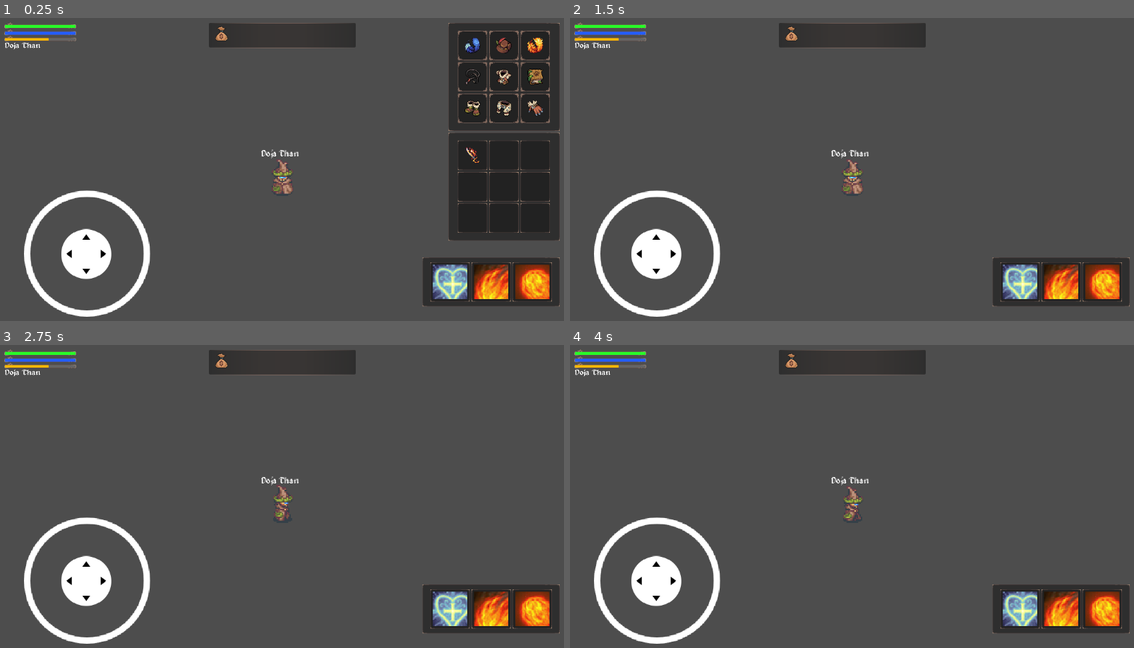
Above: before the commit, frames 1-4 (two rows, left to right).
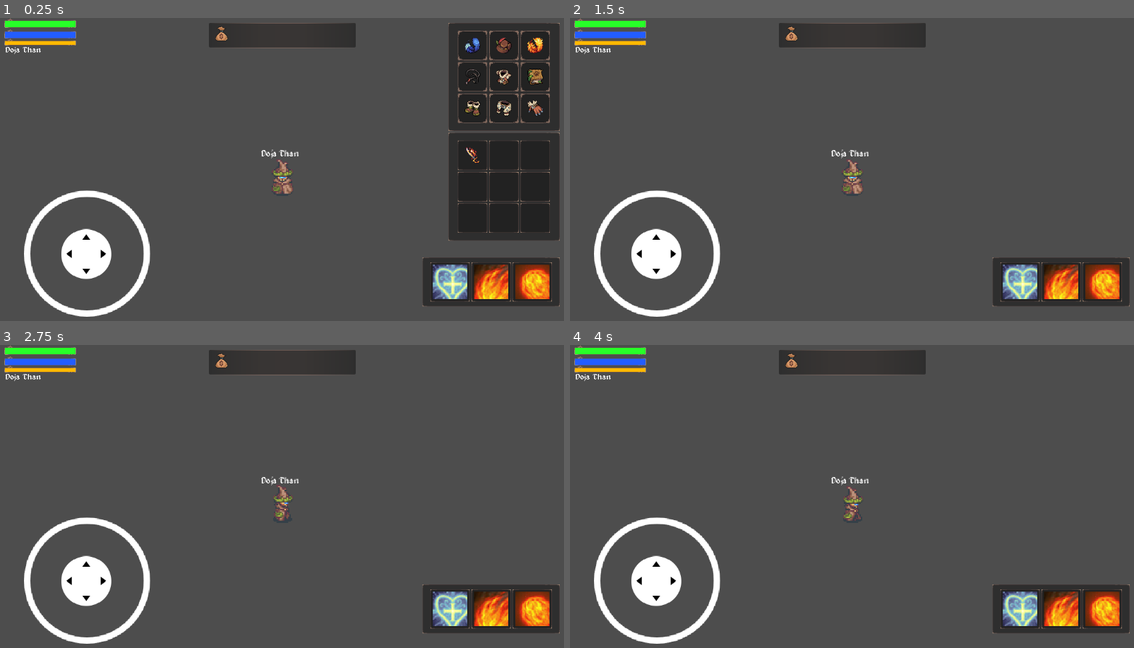
Above: after the commit, the same moments.

Repository: MechZombie/rpg-godot
Game: Godot game, scene res://Player/player.tscn
Two runs of this game, one before a commit and one after it. Both use one fixed random seed, a clock stepped at 60 frames per second and the inputs below. This scene is started directly instead of the project's main scene. Sound files missing from this copy of the repository are replaced by a short silence.
Inputs (mouse positions are in pixels of both pictures, inside the frame that each line leads up to):
- Up to frame 1 (0.25 s): no input
- Up to frame 2 (1.5 s): click (1043, 45) at 0.52 s; click (795, 36) at 1.25 s
- Up to frame 3 (2.75 s): tap Enter at 2 s; move the mouse to (406, 487) at 2.02 s; hold Right (ui_right) from 2.03 s (still down); click (406, 487) at 2.17 s
- Up to frame 4 (4 s): release Right (ui_right) at 2.75 s; drag from (739, 520) to (823, 566) at 2.77 s; tap Space at 3.5 s; move the mouse to (908, 432) at 3.52 s; hold Right (ui_right) from 3.53 s (still down); click (908, 432) at 3.67 s

The runs differ from the first frame. In frame 1, 0.7% of the frame differs, in the area x 0-14%, y 0-12%; in frame 2, 0.7%; in frame 3, 0.7%; in frame 4, 0.7%.

Commit message:
add mana system on spells

Diff:
--- a/HUD/InventoryItem/inventory_item.tscn
+++ b/HUD/InventoryItem/inventory_item.tscn
@@ -45,12 +45,15 @@
 grow_vertical = 2
 
 [node name="Label" type="Label" parent="."]
-visible = false
-layout_mode = 0
-offset_left = 25.0
-offset_top = 1.0
-offset_right = 38.0
-offset_bottom = 16.0
+layout_mode = 1
+anchors_preset = 1
+anchor_left = 1.0
+anchor_right = 1.0
+offset_left = -10.0
+offset_top = 2.0
+offset_right = -2.0
+offset_bottom = 17.0
+grow_horizontal = 0
 text = "0"
 label_settings = SubResource("LabelSettings_l3ora")
 
--- a/HUD/hud.tscn
+++ b/HUD/hud.tscn
@@ -41,24 +41,22 @@
 
 [node name="Background" type="ColorRect" parent="MarginContainer/PlayerContainer/LifeBar"]
 layout_mode = 0
-offset_top = 4.0
+offset_top = -4.0
 offset_right = 144.0
-offset_bottom = 11.0
+offset_bottom = 9.0
 color = Color(0.396889, 0.396889, 0.396889, 1)
 
-[node name="Foreground" type="ColorRect" parent="MarginContainer/PlayerContainer/LifeBar"]
-layout_mode = 0
-offset_top = 3.0
-offset_right = 144.0
-offset_bottom = 11.0
-color = Color(0.152941, 1, 0.156863, 1)
-
-[node name="NinePatchRect" type="NinePatchRect" parent="MarginContainer/PlayerContainer/LifeBar"]
-layout_mode = 0
+[node name="NinePatchRect" type="NinePatchRect" parent="MarginContainer/PlayerContainer/LifeBar/Background"]
+layout_mode = 1
+anchors_preset = 15
+anchor_right = 1.0
+anchor_bottom = 1.0
 offset_left = -1.0
-offset_top = -1.0
-offset_right = 145.0
-offset_bottom = 11.0
+offset_top = -5.0
+offset_right = 1.0
+offset_bottom = 1.0
+grow_horizontal = 2
+grow_vertical = 2
 texture = ExtResource("5_upn61")
 region_rect = Rect2(1, 3, 190, 9)
 patch_margin_left = 5
@@ -66,6 +64,13 @@
 patch_margin_right = 5
 patch_margin_bottom = 1
 
+[node name="Foreground" type="ColorRect" parent="MarginContainer/PlayerContainer/LifeBar"]
+layout_mode = 0
+offset_top = -4.0
+offset_right = 144.0
+offset_bottom = 9.0
+color = Color(0.152941, 1, 0.156863, 1)
+
 [node name="ManaBar" type="Control" parent="MarginContainer/PlayerContainer"]
 layout_mode = 2
 size_flags_horizontal = 0
@@ -75,24 +80,16 @@
 layout_mode = 0
 offset_left = -4.0
 offset_top = 18.0
-offset_right = 141.0
-offset_bottom = 25.0
+offset_right = 140.0
+offset_bottom = 31.0
 color = Color(0.396889, 0.396889, 0.396889, 1)
 
-[node name="Foreground" type="ColorRect" parent="MarginContainer/PlayerContainer/ManaBar"]
-layout_mode = 0
-offset_left = -4.0
-offset_top = 18.0
-offset_right = 141.0
-offset_bottom = 25.0
-color = Color(0.137876, 0.364253, 1, 1)
-
-[node name="NinePatchRect" type="NinePatchRect" parent="MarginContainer/PlayerContainer/ManaBar"]
-layout_mode = 0
-offset_left = -5.0
-offset_top = 13.0
-offset_right = 141.0
-offset_bottom = 25.0
+[node name="NinePatchRect" type="NinePatchRect" parent="MarginContainer/PlayerContainer/ManaBar/Background"]
+layout_mode = 0
+offset_left = -1.0
+offset_top = -5.0
+offset_right = 145.0
+offset_bottom = 14.0
 texture = ExtResource("5_upn61")
 region_rect = Rect2(1, 3, 190, 9)
 patch_margin_left = 5
@@ -100,15 +97,23 @@
 patch_margin_right = 5
 patch_margin_bottom = 1
 
+[node name="Foreground" type="ColorRect" parent="MarginContainer/PlayerContainer/ManaBar"]
+layout_mode = 0
+offset_left = -4.0
+offset_top = 18.0
+offset_right = 140.0
+offset_bottom = 31.0
+color = Color(0.137876, 0.364253, 1, 1)
+
 [node name="Name" type="Control" parent="MarginContainer/PlayerContainer"]
 layout_mode = 2
 
 [node name="Name" type="Label" parent="MarginContainer/PlayerContainer/Name"]
 layout_mode = 0
-offset_left = -8.0
-offset_top = 39.0
-offset_right = 71.0
-offset_bottom = 62.0
+offset_left = -7.0
+offset_top = 48.0
+offset_right = 72.0
+offset_bottom = 71.0
 theme_override_fonts/font = ExtResource("5_4gt8d")
 text = "Doja Than"
 
@@ -116,33 +121,38 @@
 layout_mode = 2
 
 [node name="Background" type="ColorRect" parent="MarginContainer/PlayerContainer/ExpBar"]
-layout_mode = 0
-offset_left = -12.0
-offset_top = 31.0
-offset_right = 132.0
-offset_bottom = 36.0
+custom_minimum_size = Vector2(0, 10)
+layout_mode = 0
+offset_left = -13.0
+offset_top = 36.0
+offset_right = 133.0
+offset_bottom = 46.0
 color = Color(0.396889, 0.396889, 0.396889, 1)
 
-[node name="Foreground" type="ColorRect" parent="MarginContainer/PlayerContainer/ExpBar"]
-layout_mode = 0
-offset_left = -12.0
-offset_top = 31.0
-offset_right = 77.0
-offset_bottom = 36.0
-color = Color(1, 0.72549, 0, 1)
-
-[node name="NinePatchRect" type="NinePatchRect" parent="MarginContainer/PlayerContainer/ExpBar"]
-layout_mode = 0
-offset_left = -13.0
-offset_top = 26.0
-offset_right = 133.0
-offset_bottom = 37.0
+[node name="NinePatchRect" type="NinePatchRect" parent="MarginContainer/PlayerContainer/ExpBar/Background"]
+custom_minimum_size = Vector2(0, 10)
+layout_mode = 1
+anchors_preset = 15
+anchor_right = 1.0
+anchor_bottom = 1.0
+offset_top = -4.0
+grow_horizontal = 2
+grow_vertical = 2
 texture = ExtResource("5_upn61")
 region_rect = Rect2(1, 3, 190, 9)
 patch_margin_left = 5
 patch_margin_top = 5
 patch_margin_right = 5
 patch_margin_bottom = 1
+
+[node name="Foreground" type="ColorRect" parent="MarginContainer/PlayerContainer/ExpBar"]
+custom_minimum_size = Vector2(0, 7)
+layout_mode = 0
+offset_left = -12.0
+offset_top = 37.0
+offset_right = 132.0
+offset_bottom = 45.0
+color = Color(1, 0.72549, 0, 1)
 
 [node name="Control" type="Control" parent="MarginContainer/PlayerContainer"]
 layout_mode = 2
--- a/Monsters/Creature/creature.gd
+++ b/Monsters/Creature/creature.gd
@@ -227,7 +227,7 @@
 		on_dead()
 
 	var percent: float = float(current_health) / float(max_health)
-	player.HUD.set_enemy_health(percent, current_health)
+	player.HUD.set_enemy_health(percent, current_health, max_health)
 
 func on_dead():
 	player.clear_target()
@@ -268,7 +268,7 @@
 
 		var percent: float = float(current_health) / float(max_health)
 
-		player.HUD.set_enemy_health(percent, current_health)
+		player.HUD.set_enemy_health(percent, current_health, max_health)
 		player.HUD.set_enemy_name(info.name)
 
 		player.on_atk()
--- a/Player/hud.gd
+++ b/Player/hud.gd
@@ -2,6 +2,8 @@
 
 @onready var health_bar_foreground: ColorRect = $MarginContainer/PlayerContainer/LifeBar/Foreground
 @onready var health_bar_backeground: ColorRect = $MarginContainer/PlayerContainer/LifeBar/Background
+@onready var mana_bar_background: ColorRect = $MarginContainer/PlayerContainer/ManaBar/Background
+@onready var mana_bar_foreground: ColorRect = $MarginContainer/PlayerContainer/ManaBar/Foreground
 
 
 @onready var enemy_life_bar: Control = $MarginContainer/EnemyContainer/LifeBar
@@ -84,6 +86,7 @@
 func _ready() -> void:
 	player = get_parent()
 	player.connect("health_changed", Callable(self, "set_health"))
+	player.connect("mana_changed", Callable(self, "set_mana"))
 	inventory_handler.pressed.connect(on_handle_inventory)
 
 	on_prepare_equipments()
@@ -118,6 +121,7 @@
 			"locked_time": 5.0,
 			"texture": preload("res://Sprites/hud_spell_heal_1.png"),
 			"count": null,
+			"mana_cost": 5,
 			"cb": player.on_heal
 		},
 		{
@@ -125,6 +129,7 @@
 			"locked_time": 5.0,
 			"texture": preload("res://Sprites/hud_spell_fire_3.png"),
 			"count": null,
+			"mana_cost": 5,
 			"cb": func(): player.shoot_spell("great_fire_ball")
 		},
 		{
@@ -132,6 +137,7 @@
 			"locked_time": 5.0,
 			"texture": preload("res://Sprites/hud_spell_fire_4.png"),
 			"count": null,
+			"mana_cost": 20,
 			"cb": func(): player.shoot_spell("on_ultimate_explosion")
 		}
 	]
@@ -144,13 +150,14 @@
 	var full_width: float = health_bar_backeground.size.x
 	health_bar_foreground.size.x = full_width * value
 
-func set_enemy_health(value, current_health):
+func set_mana(value):
+	var full_width: float = mana_bar_background.size.x
+	mana_bar_foreground.size.x = full_width * value
+
+func set_enemy_health(value, current_health, max_health):
 	var full_width: float = enemy_health_bar_backeground.size.x
-	print(full_width)
-	print(full_width * value)
-
 	enemy_health_bar_foreground.size.x = full_width * value
-	life_label.text = str(current_health)
+	life_label.text = "%s / %s" % [current_health, max_health]
 
 func set_enemy_name(name):
 	creature_name.text = name
--- a/Player/player.gd
+++ b/Player/player.gd
@@ -22,6 +22,8 @@
 @onready var ray_right = $RayCastRight
 @onready var enemy_life_bar: Control = $MarginContainer/EnemyContainer/LifeBar
 
+@onready var regen_timer: Timer = $RegenTimer
+
 var HUD: CanvasLayer
 
 
@@ -31,13 +33,19 @@
 	"atk_max": 20,
 	"range": 3,
 	"def": 3,
-	"magic_power": 10
+	"magic_power": 10,
+	"life_regen": 2,
+	"mana_regen": 1
 }
 
 
 var max_health := 100
 var current_health := 100
 signal health_changed(new_health)
+
+var max_mana := 100
+var current_mana := 100
+signal mana_changed(new_mana)
 
 var last_direction = "down"
 var is_moving = false
@@ -75,6 +83,27 @@
 	on_prepare_hud()
 	update_health_bar()
 
+	regen_timer.timeout.connect(on_regenerate)
+
+
+func on_regenerate():
+	if(not is_alive):
+		return
+
+	var total_life_regen = (current_health + info.life_regen)
+	if(total_life_regen >= max_health):
+		current_health = max_health
+	else:
+		current_health = total_life_regen
+
+	var total_mana_regen = (current_mana + info.mana_regen)
+	if(total_mana_regen >= max_mana):
+		current_mana = max_mana
+	else:
+		current_mana = total_mana_regen
+
+	update_health_bar()
+	update_mana_bar()
 
 
 func on_dead():
@@ -88,8 +117,15 @@
 	global_position = Vector2(480, -200)
 	is_alive = true
 	dead_scene.queue_free()
+
 	current_health = max_health
 	update_health_bar()
+
+	current_mana = max_mana
+	update_mana_bar()
+
+	anim.play("idle_down")
+
 
 
 
@@ -176,11 +212,20 @@
 	is_moving = true
 
 func on_heal():
+	var mana_cost = 5
 	var light = LightHealScene.instantiate()
 	add_child(light)
 
-	var heal = info.magic_power + ( max_health / 10)
+	current_mana -= mana_cost
+
+	var rng_heal = randi_range(0, 10)
+	var heal = info.magic_power + ( max_health / 10) + rng_heal
 	var totalLife = current_health + heal
+
+	on_show_heal(heal)
+	on_show_mana_cost(mana_cost)
+	update_mana_bar()
+
 
 	if(totalLife  >= max_health):
 		current_health = max_health
@@ -188,6 +233,28 @@
 		current_health = totalLife
 
 	update_health_bar()
+
+func on_show_mana_cost(value):
+	var dmg_label = FloatingText.instantiate()
+	dmg_label.label_settings = dmg_label.label_settings.duplicate()
+	dmg_label.label_settings.font_color = Color.BLUE
+
+	dmg_label.text = "-" + str(value)
+
+	dmg_label.global_position = global_position + Vector2(0, -25)
+	get_tree().current_scene.add_child(dmg_label)
+
+
+func on_show_heal(damage):
+	var dmg_label = FloatingText.instantiate()
+	dmg_label.label_settings = dmg_label.label_settings.duplicate() # cria cópia
+	dmg_label.label_settings.font_color = Color.GREEN
+
+	dmg_label.text = "+" + str(damage)
+
+	dmg_label.global_position = global_position + Vector2(0, -35)
+	get_tree().current_scene.add_child(dmg_label)
+
 
 func on_atk():
 	if(has_target):
@@ -257,6 +324,7 @@
 
 
 func on_great_fire_ball():
+	var mana_cost = 5
 	var damage = info.magic_power + randi_range(info.atk_min, info.atk_max)
 	var gfb = GreatFireBallScene.instantiate()
 
@@ -270,7 +338,12 @@
 	gfb.set("direction", direction)
 	get_parent().add_child(gfb)
 
+	current_mana -= mana_cost
+	on_show_mana_cost(mana_cost)
+	update_mana_bar()
+
 func on_ultimate_explosion():
+	var mana_cost = 20
 	var damage = info.magic_power + randi_range(info.atk_min, info.atk_max)
 	var ultimate = UltimateExplosionScene.instantiate()
 
@@ -281,6 +354,10 @@
 
 	var direction = (target_position - global_position).normalized()
 	get_parent().add_child(ultimate)
+
+	current_mana -= mana_cost
+	on_show_mana_cost(mana_cost)
+	update_mana_bar()
 
 
 func on_basic_atk():
@@ -332,6 +409,10 @@
 	if current_health <= 0 and is_alive:
 		on_dead()
 
+func update_mana_bar():
+	var percent: float = float(current_mana) / float(max_mana)
+	emit_signal("mana_changed", percent)
+
 
 func set_target_position(pos: Vector2):
 	moviment_position = pos
--- a/Player/player.tscn
+++ b/Player/player.tscn
@@ -201,7 +201,7 @@
 [node name="AnimatedSprite2D" type="AnimatedSprite2D" parent="."]
 z_index = 1
 sprite_frames = SubResource("SpriteFrames_dqsq4")
-animation = &"walk_left"
+animation = &"idle_down"
 
 [node name="Camera2D" type="Camera2D" parent="."]
 zoom = Vector2(1.3, 1.3)
@@ -245,3 +245,7 @@
 theme_override_fonts/font = ExtResource("4_vawsd")
 theme_override_font_sizes/font_size = 13
 text = "Doja Than"
+
+[node name="RegenTimer" type="Timer" parent="."]
+wait_time = 2.0
+autostart = true
--- a/Scenes/menu.tscn
+++ b/Scenes/menu.tscn
@@ -87,9 +87,9 @@
 anchor_top = 1.0
 anchor_right = 0.5
 anchor_bottom = 1.0
-offset_left = -26.5
-offset_top = 300.0
-offset_right = 3.5
+offset_left = -148.0
+offset_top = 280.0
+offset_right = 123.0
 offset_bottom = 330.0
 grow_horizontal = 2
 grow_vertical = 0
@@ -102,19 +102,15 @@
 
 [node name="Button" type="Button" parent="NinePatchRect/NinePatchRect/NinePatchRect"]
 layout_mode = 1
-anchors_preset = 8
-anchor_left = 0.5
-anchor_top = 0.5
-anchor_right = 0.5
-anchor_bottom = 0.5
-offset_left = -214.5
-offset_top = 35.0
-offset_right = 217.5
-offset_bottom = 126.0
+anchors_preset = 15
+anchor_right = 1.0
+anchor_bottom = 1.0
+offset_top = 1.0
+offset_bottom = -1.0
 grow_horizontal = 2
 grow_vertical = 2
 theme_override_fonts/font = ExtResource("3_alp1j")
-theme_override_font_sizes/font_size = 50
+theme_override_font_sizes/font_size = 30
 text = "Selecionar"
 
 [node name="Panel" type="Panel" parent="NinePatchRect"]
